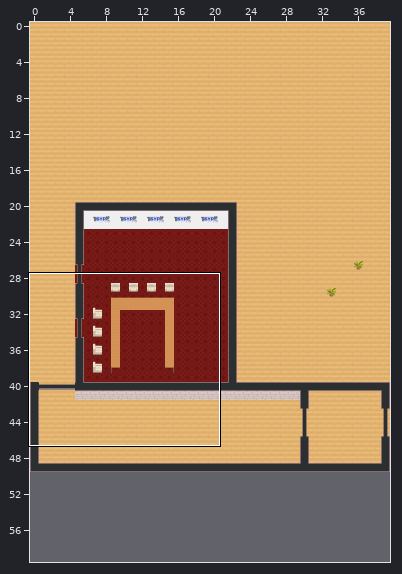
Tiled map (JSON) -- stairs.tmj. Above, an overview of the earlier version with the close-up marked.
Close-up. As it was:
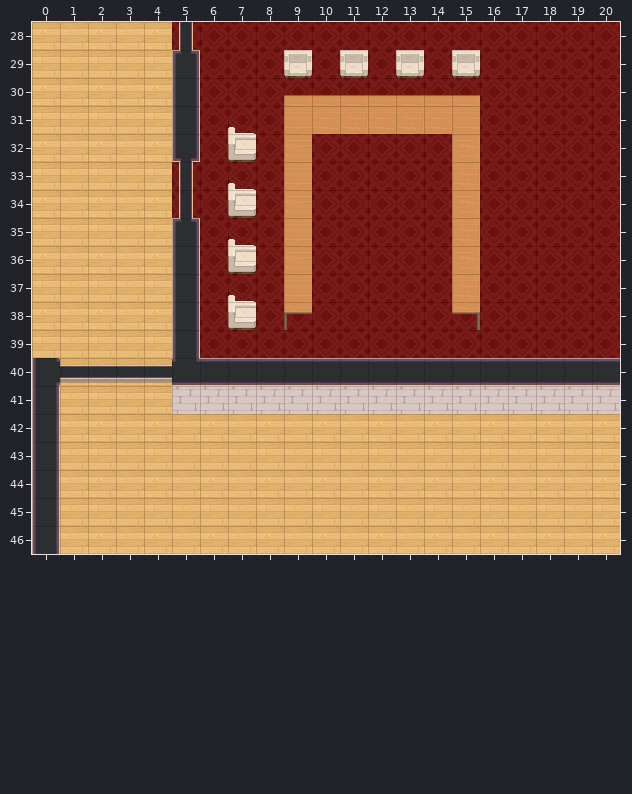
Cells are 32x32 px. Shown: x 0..20, y 28..46. The commit also changed other parts of the map, which this record leaves out.
The result:
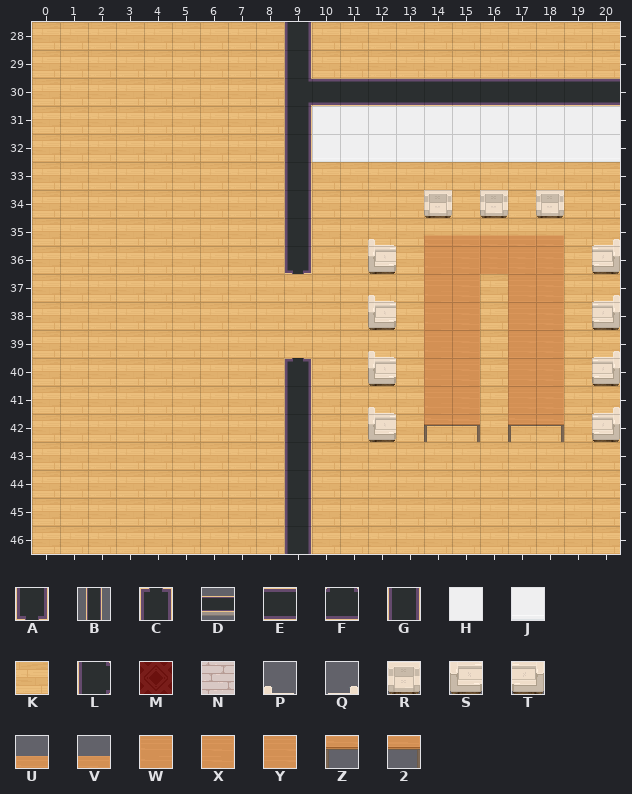
Key: from "WA_Room_Builder": A 11, B 36, C 61, D 64, E 94, F 110, G 118, H 123, J 144, K 172, L 218, M 387, N 424; from "WA_Seats": P 35, Q 36, R 46, S 48, T 49; from "WA_Tables": U 0, V 1, W 10, X 11, Y 13, Z 20, 2 21.
_ is an empty cell, # one hidden under a higher layer, . an unchanged one.
Log entry: ground floor and walls for underground details
Change:
--- layer "floor/floor-1"
@@ x 5..20 @@
-28 MMMMMMMMMMMMMMMM
-29 .MMMMMMMMMMMMMMM
-30 .MMMMMMMMMMMMMMM
-31 .MMM.......MMMMM
-32 .MMM.MMMMM.MMMMM
-33 MMMM.MMMMM#MMMMM
-34 MMMM.MMMMM#MMMMM
-35 .MMM.MMMMM#MMMMM
-36 .MMM.MMMMM.MMMMM
-37 .MMM#MMMMM.MMMMM
-38 .MMMMMMMMMMMMMMM
-39 .MMMMMMMMMMMMMMM
+28 KKKK#KKKKKKKKKKK
+29 .KKK#KKKKKKKKKKK
+30 .KKK############
+31 .KKK.......#####
+32 .KKK.#####.#####
+33 KKKK.KKKKKKKKKKK
+34 KKKK.KKKKKKKKKKK
+35 .KKK.KKKKKKKKKKK
+36 .KKK.KKKK#.###KK
+37 .KKKKKKKK#.K##KK
+38 .KKKKKKKK##K##KK
+39 .KKKKKKKK##K##KK
--- layer "walls/walls"
@@ x 0..20 @@
-28 .....B..._...........
-29 .....C..._...........
-30 .....G...____________
-31 .....G...____________
-32 .....A...____________
-33 .....B..._...........
-34 .....B..._...........
-35 .....C..._...........
-36 .....G..._...........
-37 .....G...............
-38 .....G...............
-39 .....G...............
-40 LDDDDFEEEEEEEEEEEEEEE
-41 G....NNNNNNNNNNNNNNNN
-42 G........_...........
-43 G........_...........
-44 G........_...........
-45 G........_...........
-46 G........_...........
+28 ....._...G...........
+29 ....._...G...........
+30 ....._...LEEEEEEEEEEE
+31 ....._...GHHHHHHHHHHH
+32 ....._...GJJJJJJJJJJJ
+33 ....._...G...........
+34 ....._...G...........
+35 ....._...G...........
+36 ....._...A...........
+37 ....._...............
+38 ....._...............
+39 ....._...............
+40 _________C___________
+41 _....____G___________
+42 _........G...........
+43 _........G...........
+44 _........G...........
+45 _........G...........
+46 _........G...........
--- layer "furniture/tables"
@@ x 7..20 @@
-29 ..R.R.R.R.....
-30 ..VVVVVVV.....
-31 P.WXXXXXY.....
-32 S.W.....X.....
-33 P.W.....X.....
-34 S.W...._X_._..
-35 P.W.._._X___._
-36 S.W.._._.___._
-37 P.W.._._..__._
-38 S.Z.._._2.__._
-39 ....._.__.__._
-40 ....._.__.__._
-41 ....._.__.__._
-42 ....._.__.__._
+29 .._._._._.....
+30 .._______.....
+31 _._______.....
+32 _._....._.....
+33 _._....._.....
+34 _._....R_R.R..
+35 _._..P.UVVVV.Q
+36 _._..S.W.XXX.T
+37 _._..P.W..YX.Q
+38 _._..S.WX.YX.T
+39 .....P.WX.YX.Q
+40 .....S.WX.YX.T
+41 .....P.WX.YX.Q
+42 .....S.Z2.Z2.T
Changed places in both close-ups, as pixel boxes (x1, y1, x2, y2):
changed: (32, 22, 620, 554)
